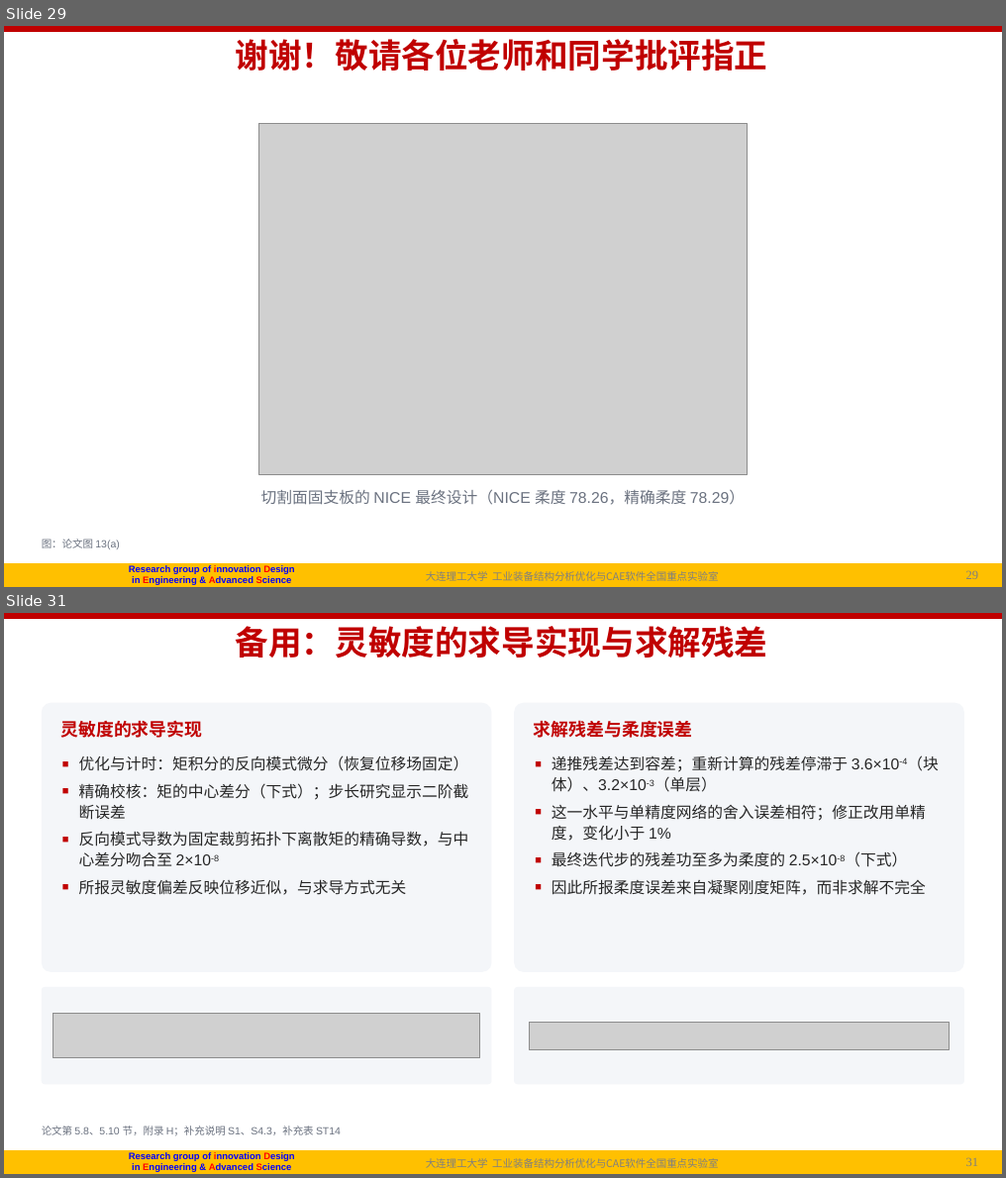
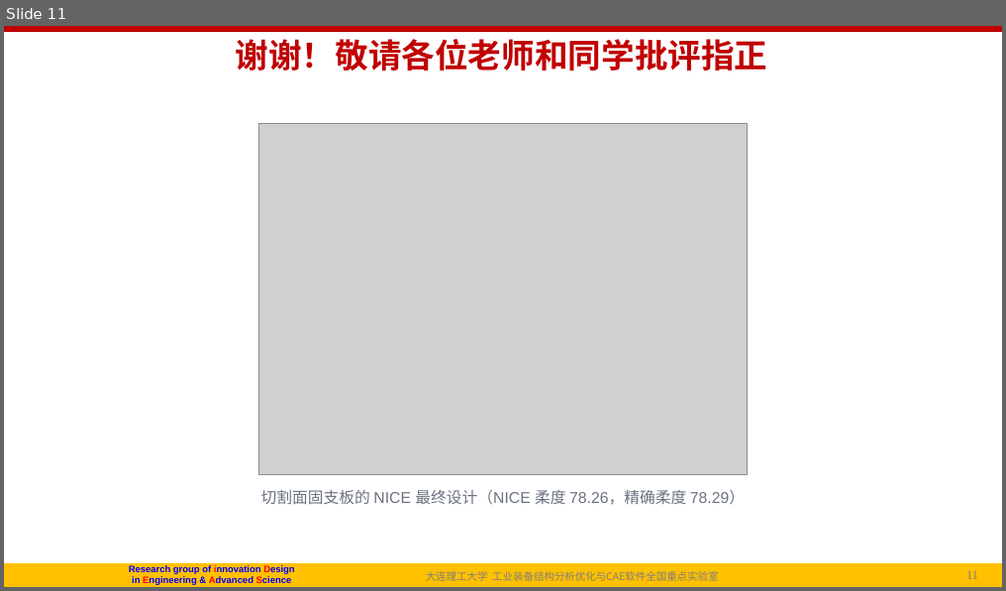
Before and after one commit to fanzhirui1004-source/curly-octo-goggles, a slide deck: docs/followup/talk/P1_NICE_组会汇报_20261014.pptx. Shown one above the other, each under a label of ours: slides 29 and 31 before the commit, slide 11 after it; the slides between them are not shown. The pictures are 1006x1178 and 1006x591 pixels, drawn with LibreOffice and Linux fonts; fonts in the diff are those of the drawing; grey boxes stand for pictures; background and template pictures are left out. Boxes give left, top, right and bottom in pixels: in the first picture for what was removed or moved away, otherwise in the second. Text is boxed around its words. In the diff, an @@ line names an element or a change of style, - is before the commit and + after.

```diff
--- a/docs/followup/talk/P1_NICE_组会汇报_20261014.pptx
+++ b/docs/followup/talk/P1_NICE_组会汇报_20261014.pptx
@@ slide 31 removed at [4,613,1002,1174], background #FFFFFF; not listed: 6 template elements that a slide beside it also shows @@
@@ title removed at [236,626,768,659] @@
-备用：灵敏度的求导实现与求解残差
@@ rounded rectangle removed at [42,703,491,972] @@
@@ text removed at [60,720,202,738] @@
-灵敏度的求导实现
@@ rounded rectangle removed at [515,703,964,972] @@
@@ text removed at [534,720,693,738] @@
-求解残差与柔度误差
@@ text removed at [79,756,469,895] @@
-■ 优化与计时：矩积分的反向模式微分（恢复位移场固定）
-■ 精确校核：矩的中心差分（下式）；步长研究显示二阶截断误差
-■ 反向模式导数为固定裁剪拓扑下离散矩的精确导数，与中心差分吻合至 2×10-8
-■ 所报灵敏度偏差反映位移近似，与求导方式无关
@@ text removed at [551,756,938,895] @@
-■ 递推残差达到容差；重新计算的残差停滞于 3.6×10-4（块体）、3.2×10-3（单层）
-■ 这一水平与单精度网络的舍入误差相符；修正改用单精度，变化小于 1%
-■ 最终迭代步的残差功至多为柔度的 2.5×10-8（下式）
-■ 因此所报柔度误差来自凝聚刚度矩阵，而非求解不完全
@@ rounded rectangle removed at [42,987,491,1084] @@
@@ rounded rectangle removed at [515,987,964,1084] @@
@@ picture removed at [53,1014,480,1059] @@
@@ picture removed at [530,1022,949,1050] @@
@@ text removed at [42,1126,341,1137] @@
-论文第 5.8、5.10 节，附录 H；补充说明 S1、S4.3，补充表 ST14
@@ what was slide 29 is now slide 11 @@
@@ slide 11 changed as well @@
@@ text removed at [42,539,119,550] @@
-图：论文图 13(a)
@@ page number at [962,571,995,579]: text changed @@
-29/31
+11/14
@@ page number at [966,571,978,579]: text changed @@
-29
+11
```
Also in this commit, not shown: 8 other slides changed, 4 slides added, 20 other slides removed, 1 other file.
